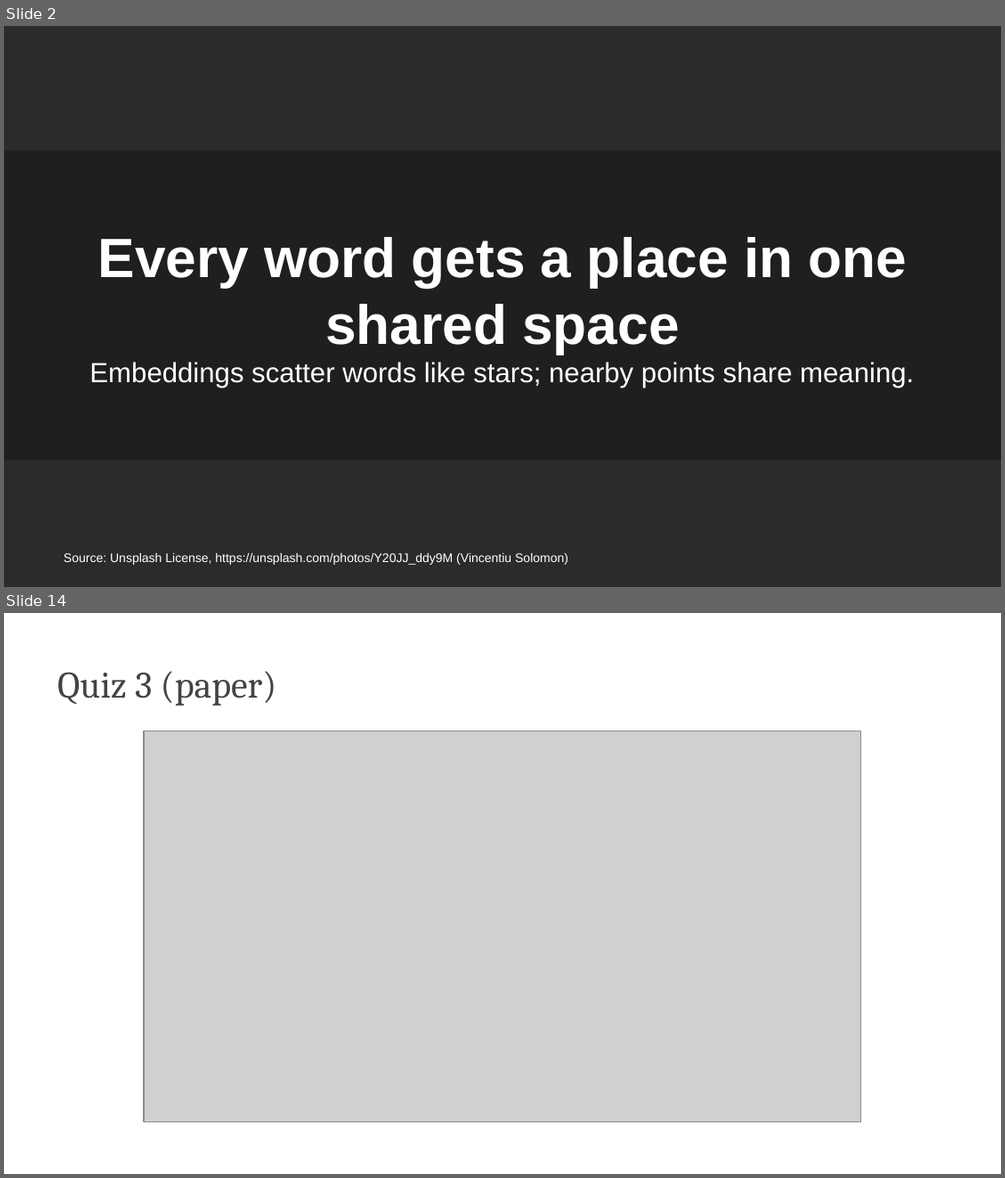
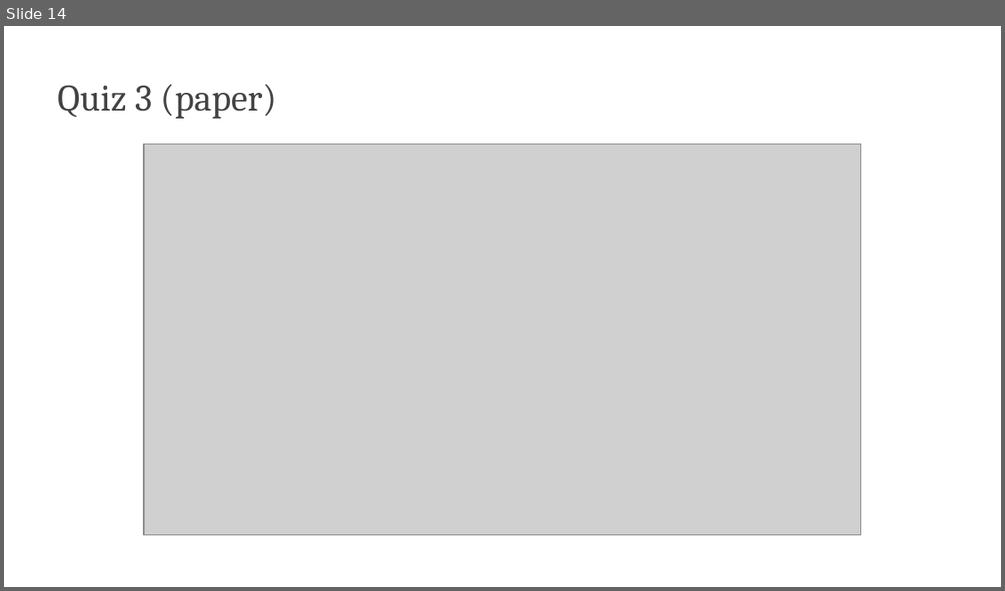
Before and after one commit to edavalosanaya/CSCI3495_NLP_LLMs_Student, a slide deck: weeks/week-05/class-02/lecture/slides.pptx. Shown one above the other, each under a label of ours: slides 2 and 14 before the commit, slide 14 after it; the slides between them are not shown. The pictures are 1005x1178 and 1005x591 pixels, drawn with LibreOffice and Linux fonts; fonts in the diff are those of the drawing; grey boxes stand for pictures; background and template pictures are left out; a plain dark background stands for a picture behind light text. Boxes give left, top, right and bottom in pixels: in the first picture for what was removed or moved away, otherwise in the second. Text is boxed around its words. In the diff, an @@ line names an element or a change of style, - is before the commit and + after.

Commit message:
Publish course materials (b2f6c4dc)
Generated by scripts/publish_student.py from the source repository at b2f6c4dc: "W5C2: seq2seq LSTM translator on real Tatoeba data"

```diff
--- a/weeks/week-05/class-02/lecture/slides.pptx
+++ b/weeks/week-05/class-02/lecture/slides.pptx
@@ slide 2 removed at [4,26,1001,587], background picture (left out) @@
@@ rectangle removed at [4,151,1001,459] @@
@@ text removed at [89,237,914,387] @@
-Every word gets a place in one shared space
-Embeddings scatter words like stars; nearby points share meaning.
@@ text removed at [64,553,568,564] @@
-Source: Unsplash License, https://unsplash.com/photos/Y20JJ_ddy9M (Vincentiu Solomon)
```
Also in this commit, not shown: 1 slide changed, 13 slides added, 13 other slides removed, 35 other files.
